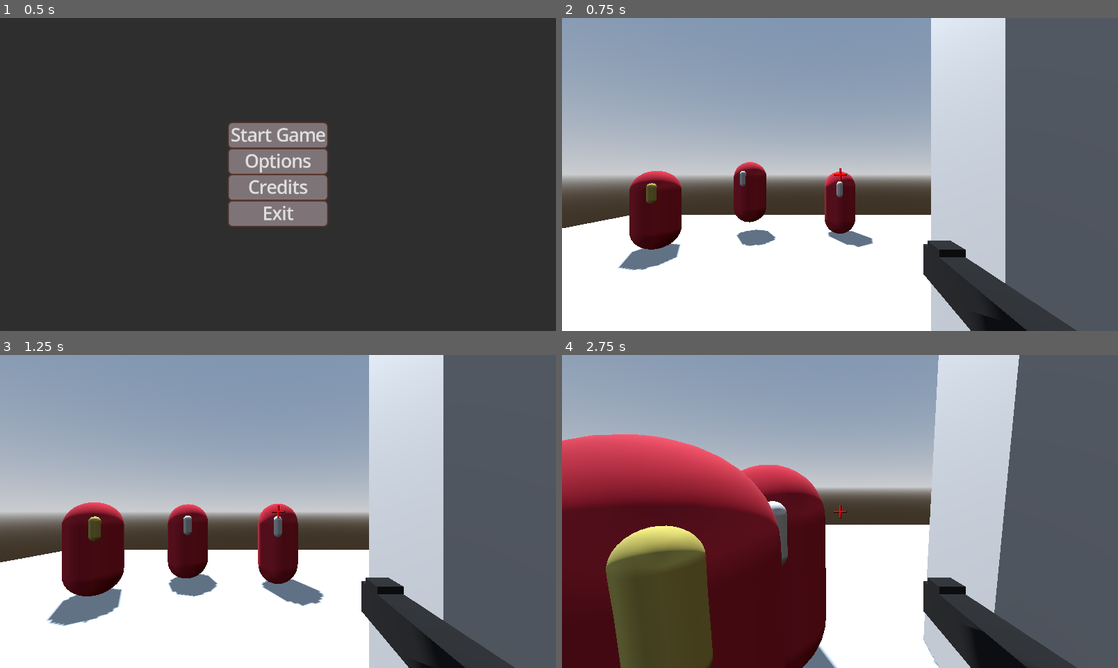
Above: before the commit, frames 1-4 (two rows, left to right).
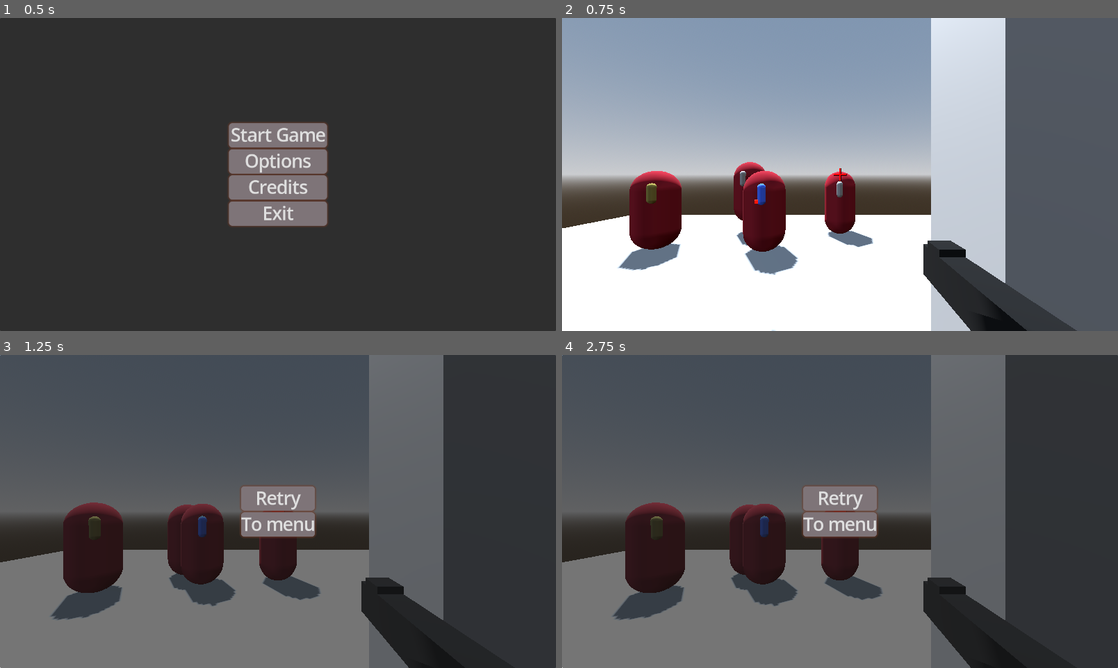
Above: after the commit, the same moments.

Repository: Redii9/Projekt_Gra_FPS
Game: Godot game, scene res://Scenes/UI/menu.tscn
Same seed, same stepped clock (60 frames per second), same inputs: the game is played once before the commit and once after it.
Inputs (mouse positions are in pixels of both pictures, inside the frame that each line leads up to):
- Up to frame 1 (0.5 s): no input
- Up to frame 2 (0.75 s): click "Start Game" at 0.5 s
- Up to frame 3 (1.25 s): no input
- Up to frame 4 (2.75 s): click (840, 498) at 1.25 s, where only the run after the commit has a clickable "Retry"; click (840, 498) at 2 s, where only the run after the commit has a clickable "Retry"

Frame 1 is identical in both runs. In frame 2, 2.1% of the frame differs, in the area x 32-43%, y 48-100%; in frame 3, 92%; in frame 4, 95%, in the area x 0-100%, y 0-100%.

Commit message:
Dodano Enemy_Range
- Dodano przeciwnika co strzela pociskami w stronę gracza
- Dodano scenę pocisku przeciwników które działają jak pociski gracza, ale po trafieniu gracza zadają mu obrażenia
- Przeciwnik strzela pociskami w stronę gracza jeśli:
raycast colliduje z graczem i Enemy stoi w miejscu

Diff:
--- /dev/null
+++ b/Scenes/enemy_bullet.tscn
@@ -0,0 +1,55 @@
+[gd_scene load_steps=7 format=3 uid="uid://cue2jkrxb2fyf"]
+
+[ext_resource type="Script" uid="uid://da81ah52vi0cq" path="res://Scripts/enemy_bullet.gd" id="1_tcvu8"]
+
+[sub_resource type="BoxMesh" id="BoxMesh_1abah"]
+size = Vector3(0.05, 0.05, 0.1)
+
+[sub_resource type="StandardMaterial3D" id="StandardMaterial3D_tcvu8"]
+albedo_color = Color(0.996078, 0, 0, 1)
+emission_enabled = true
+emission = Color(0.978937, 0.0152184, 3.85046e-07, 1)
+emission_energy_multiplier = 5.0
+
+[sub_resource type="StandardMaterial3D" id="StandardMaterial3D_54jiv"]
+albedo_color = Color(0.996078, 0, 0, 1)
+emission_enabled = true
+emission = Color(0.980392, 0.0156863, 0, 1)
+emission_energy_multiplier = 8.0
+
+[sub_resource type="ParticleProcessMaterial" id="ParticleProcessMaterial_b6yqb"]
+direction = Vector3(0, 0, 1)
+initial_velocity_min = 3.0
+initial_velocity_max = 5.0
+gravity = Vector3(0, 0, 0)
+
+[sub_resource type="BoxMesh" id="BoxMesh_72t2l"]
+size = Vector3(0.02, 0.02, 0.02)
+
+[node name="Enemy_Bullet" type="Node3D" node_paths=PackedStringArray("bullet", "raycast", "hit_particles")]
+script = ExtResource("1_tcvu8")
+bullet = NodePath("MeshInstance3D")
+raycast = NodePath("RayCast3D")
+hit_particles = NodePath("GPUParticles3D")
+
+[node name="MeshInstance3D" type="MeshInstance3D" parent="."]
+mesh = SubResource("BoxMesh_1abah")
+surface_material_override/0 = SubResource("StandardMaterial3D_tcvu8")
+
+[node name="RayCast3D" type="RayCast3D" parent="."]
+target_position = Vector3(0, 0, 1)
+
+[node name="Timer" type="Timer" parent="."]
+wait_time = 3.0
+one_shot = true
+autostart = true
+
+[node name="GPUParticles3D" type="GPUParticles3D" parent="."]
+transform = Transform3D(1, 0, 0, 0, 1, 0, 0, 0, 1, 0, 0, 1.85272)
+material_override = SubResource("StandardMaterial3D_54jiv")
+emitting = false
+lifetime = 0.4
+one_shot = true
+explosiveness = 1.0
+process_material = SubResource("ParticleProcessMaterial_b6yqb")
+draw_pass_1 = SubResource("BoxMesh_72t2l")
--- /dev/null
+++ b/Scenes/enemy_range.tscn
@@ -0,0 +1,39 @@
+[gd_scene load_steps=7 format=3 uid="uid://ydrwhnui3t3d"]
+
+[ext_resource type="Script" uid="uid://docfaphisip0j" path="res://Scripts/enemy_range.gd" id="1_16r6a"]
+
+[sub_resource type="StandardMaterial3D" id="StandardMaterial3D_hghv2"]
+albedo_color = Color(0.521269, 0, 0.122374, 1)
+
+[sub_resource type="CapsuleMesh" id="CapsuleMesh_ldgjb"]
+material = SubResource("StandardMaterial3D_hghv2")
+
+[sub_resource type="CapsuleShape3D" id="CapsuleShape3D_16r6a"]
+
+[sub_resource type="StandardMaterial3D" id="StandardMaterial3D_2agt4"]
+albedo_color = Color(0.271183, 0.435275, 1, 1)
+
+[sub_resource type="CapsuleMesh" id="CapsuleMesh_buyhr"]
+material = SubResource("StandardMaterial3D_2agt4")
+radius = 0.1
+height = 0.5
+
+[node name="Enemy_Range" type="CharacterBody3D" node_paths=PackedStringArray("raycast", "nav_agent") groups=["enemy"]]
+script = ExtResource("1_16r6a")
+raycast = NodePath("RayCast3D")
+nav_agent = NodePath("NavigationAgent3D")
+
+[node name="MeshInstance3D" type="MeshInstance3D" parent="."]
+mesh = SubResource("CapsuleMesh_ldgjb")
+
+[node name="CollisionShape3D" type="CollisionShape3D" parent="."]
+shape = SubResource("CapsuleShape3D_16r6a")
+
+[node name="NavigationAgent3D" type="NavigationAgent3D" parent="."]
+
+[node name="MeshInstance3D2" type="MeshInstance3D" parent="."]
+transform = Transform3D(1, 0, 0, 0, 1, 0, 0, 0, 1, -0.00404689, 0.447782, 0.453762)
+mesh = SubResource("CapsuleMesh_buyhr")
+
+[node name="RayCast3D" type="RayCast3D" parent="."]
+transform = Transform3D(1, 0, 0, 0, -4.37114e-08, -1, 0, 1, -4.37114e-08, 0, 0.503012, 0.629457)
--- a/Scenes/main.tscn
+++ b/Scenes/main.tscn
@@ -1,10 +1,11 @@
-[gd_scene load_steps=10 format=3 uid="uid://ny1bvo5piibq"]
+[gd_scene load_steps=11 format=3 uid="uid://ny1bvo5piibq"]
 
 [ext_resource type="Script" uid="uid://q85so3xnavo3" path="res://Scripts/main.gd" id="1_bo1nx"]
 [ext_resource type="PackedScene" uid="uid://dyldx3763b2h4" path="res://Scenes/player.tscn" id="1_jjgbg"]
 [ext_resource type="PackedScene" uid="uid://bpnwh7rwbstoq" path="res://Scenes/enemy.tscn" id="3_8gbba"]
 [ext_resource type="PackedScene" uid="uid://b86ovv2jose55" path="res://Scenes/enemy_fast.tscn" id="4_jjvhh"]
 [ext_resource type="PackedScene" uid="uid://bli3ddbi3hb2h" path="res://Scenes/respawn_enemy.tscn" id="5_kry3j"]
+[ext_resource type="PackedScene" uid="uid://ydrwhnui3t3d" path="res://Scenes/enemy_range.tscn" id="6_21xkr"]
 
 [sub_resource type="ProceduralSkyMaterial" id="ProceduralSkyMaterial_jjgbg"]
 sky_horizon_color = Color(0.662243, 0.671743, 0.686743, 1)
@@ -47,6 +48,9 @@
 [node name="Enemy_Fast" parent="." instance=ExtResource("4_jjvhh")]
 transform = Transform3D(1, 0, 0, 0, 1, 0, 0, 0, 1, -4.92994, 1.51409, -5.49699)
 
+[node name="Enemy_Range" parent="." instance=ExtResource("6_21xkr")]
+transform = Transform3D(1, 0, 0, 0, 1, 0, 0, 0, 1, -1.88639, 1.60193, -5.12298)
+
 [node name="NavigationRegion3D" type="NavigationRegion3D" parent="."]
 navigation_mesh = SubResource("NavigationMesh_8gbba")
 
--- /dev/null
+++ b/Scripts/enemy_bullet.gd
@@ -0,0 +1,35 @@
+extends Node3D
+
+var SPEED = 10.0
+
+@export var bullet: MeshInstance3D
+@export var raycast: RayCast3D
+@export var hit_particles: GPUParticles3D
+
+@export var damage: int = 10
+
+var has_hit = false
+
+func _process(delta: float) -> void:
+	position += transform.basis * Vector3(0, 0, -SPEED) * delta
+
+	process_hit()
+
+
+func _on_timer_timeout() -> void:
+	queue_free()
+
+func process_hit() -> void:
+	if raycast.is_colliding() and !has_hit:
+		var target = raycast.get_collider()
+		if !is_instance_valid(target):
+			return
+		if !target.is_in_group("enemy"):
+			print("Collided with: ", target.name)
+			if target.is_in_group("player"):
+				target.take_player_damage(damage)
+			bullet.visible = false
+			hit_particles.restart()
+			has_hit = true
+			await get_tree().create_timer(0.4).timeout
+			queue_free()
--- /dev/null
+++ b/Scripts/enemy_range.gd
@@ -0,0 +1,73 @@
+extends CharacterBody3D
+
+@export var health: int = 20
+@export var speed: float = 3.0
+@export var rotation_speed: float = 5.0
+@export var stopping_distance: float = 10.0
+@export var gravity: float = 9.8
+
+@export var raycast: RayCast3D
+@export var nav_agent: NavigationAgent3D
+@onready var player: CharacterBody3D = get_tree().get_first_node_in_group("player")
+
+var bullet = load("res://Scenes/enemy_bullet.tscn")
+
+var can_shoot: bool = true
+var fire_rate: float = 1.0
+
+func _ready() -> void:
+	nav_agent.max_speed = speed
+	_update_target_position()
+
+func take_damage(damage: int) -> void:
+	health -= damage
+	if health <= 0:
+		queue_free()
+
+func _physics_process(delta: float) -> void:
+	_update_target_position()
+	if !is_on_floor():
+		velocity.y -= gravity * delta
+	var distance_to_player = global_position.distance_to(player.global_position)
+	velocity.x = 0
+	velocity.z = 0
+
+	var next_position = nav_agent.get_next_path_position()
+	var direction = (next_position - global_position).normalized()
+
+	var look_direction = (player.global_position - global_position).normalized()
+	var target_rotation = atan2(look_direction.x, look_direction.z)
+
+	# Obrot w strone gracza
+	rotation.y = lerp_angle(rotation.y, target_rotation, rotation_speed * delta)
+
+	# Ustawienie raycasta na gracza
+	raycast.target_position = raycast.to_local(player.global_position)
+
+	if distance_to_player <= stopping_distance:
+		if raycast.is_colliding() and raycast.get_collider() == player and can_shoot:
+			shoot()
+
+	if distance_to_player >= stopping_distance:
+		velocity = direction * speed
+
+	move_and_slide()
+
+func shoot() -> void:
+	if !can_shoot:
+		return
+	shoot_bullet()
+	can_shoot = false
+	await get_tree().create_timer(fire_rate).timeout
+	can_shoot = true
+
+func shoot_bullet() -> void:
+	var instance = bullet.instantiate()
+	get_parent().add_child(instance)
+	instance.position = raycast.global_position
+	var direction_to_player = (player.global_position - raycast.global_position).normalized()
+	instance.look_at(raycast.global_position + direction_to_player, Vector3.UP)
+
+func _update_target_position():
+	if player:
+		nav_agent.target_position = player.global_position
Not shown, added: Scripts/enemy_bullet.gd.uid
Not shown, added: Scripts/enemy_range.gd.uid
